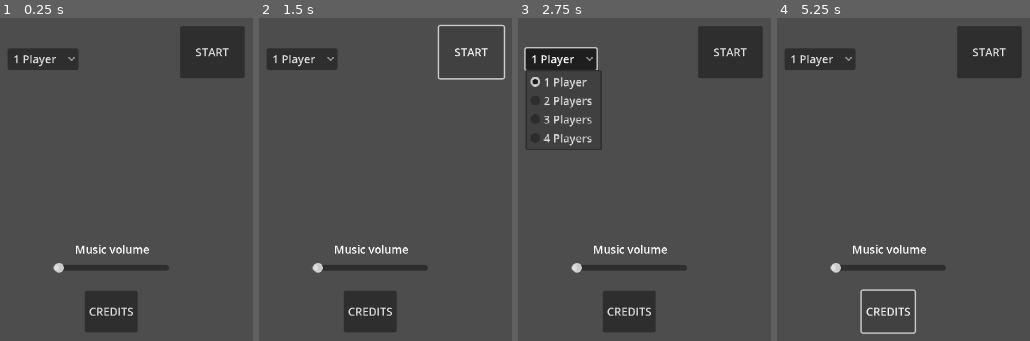
Above: before the commit, frames 1-4 (left to right).
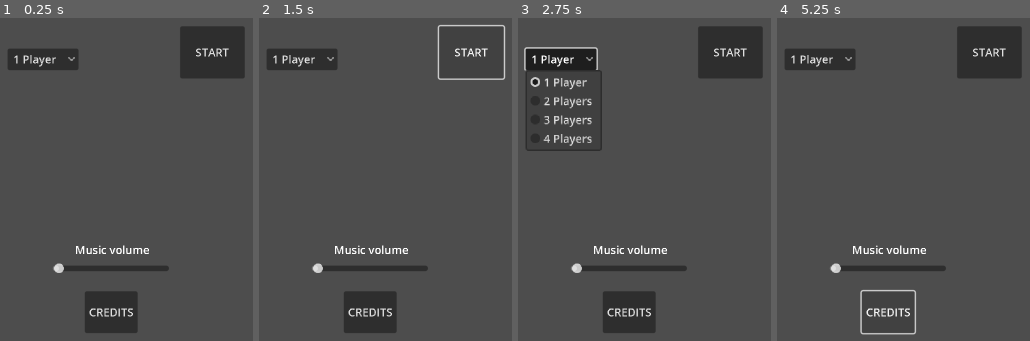
Above: after the commit, the same moments.

Repository: martinbriebac/10-000
Game: Godot game, scene res://scenes/setup_screen.tscn
Two runs of this game, one before a commit and one after it. Both use one fixed random seed, a clock stepped at 60 frames per second and the inputs below. This scene is started directly instead of the project's main scene.
Inputs:
- Up to frame 1 (0.25 s): no input
- Up to frame 2 (1.5 s): click "START" at 0.5 s; click "START" at 1.25 s
- Up to frame 3 (2.75 s): click "1 Player" at 2 s
- Up to frame 4 (5.25 s): click "1 Player" at 2.75 s; click "START" at 3.5 s; click "1 Player" at 4.25 s; click "CREDITS" at 5 s

The runs differ from the first frame. In frame 1, 0.6% of the frame differs, in the area x 5-91%, y 9-93%; in frame 2, 0.8%; in frame 3, 1.2%, in the area x 2-91%, y 8-93%; in frame 4, 0.9%.

Commit message:
Built the math for the game over three weeks. today I added a set up scene, still need to make it work

Diff:
--- a/scripts/setup_screen.gd
+++ b/scripts/setup_screen.gd
@@ -7,7 +7,7 @@
 
 func _ready():
 	var viewport = get_viewport()
-	viewport.set_size(Vector2(2300, 1296))
+	viewport.set_size(Vector2(2300, 1295))
 
 	# Initialize the number of players dropdown
 	$NumPlayersOptionButton.add_item("1 Player")
